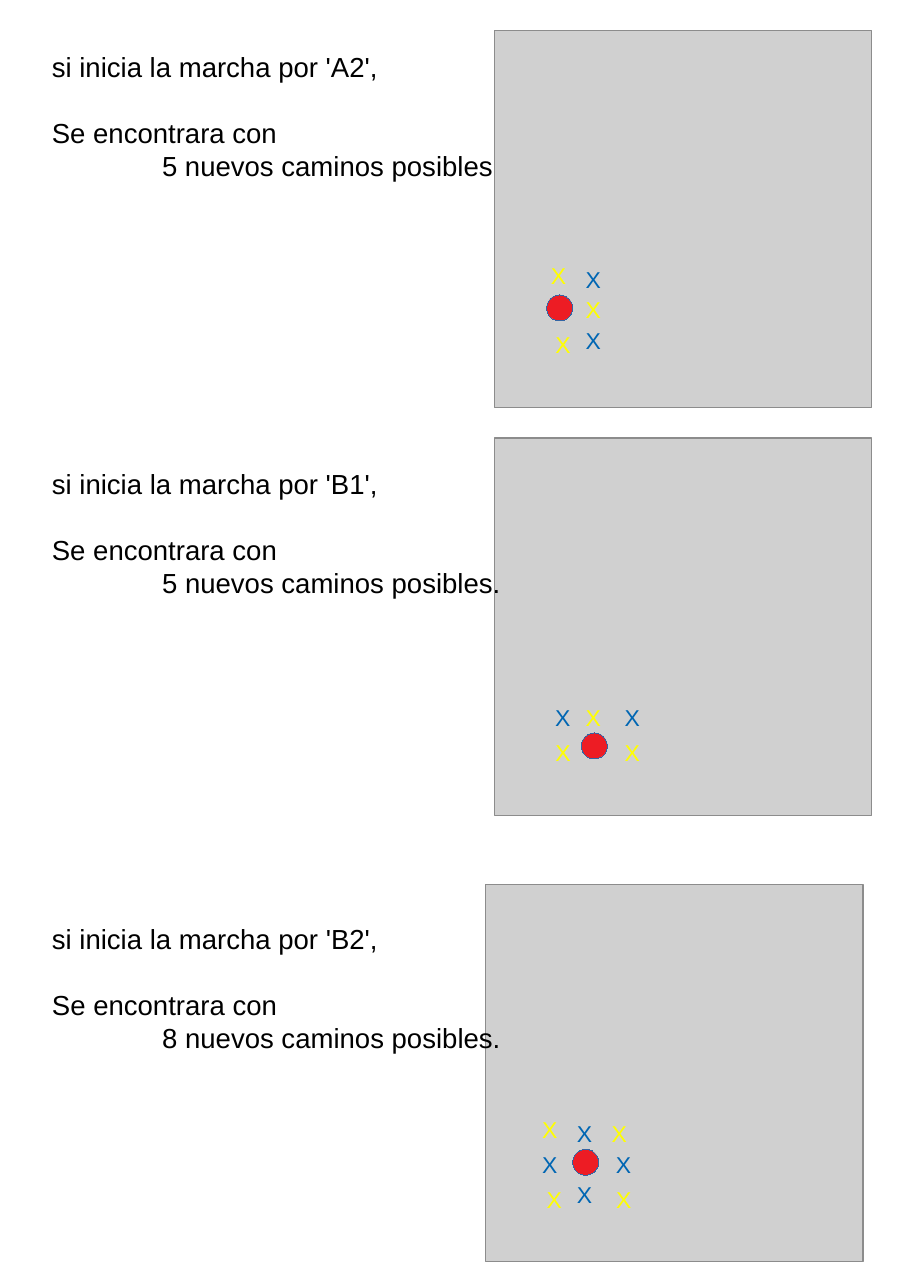
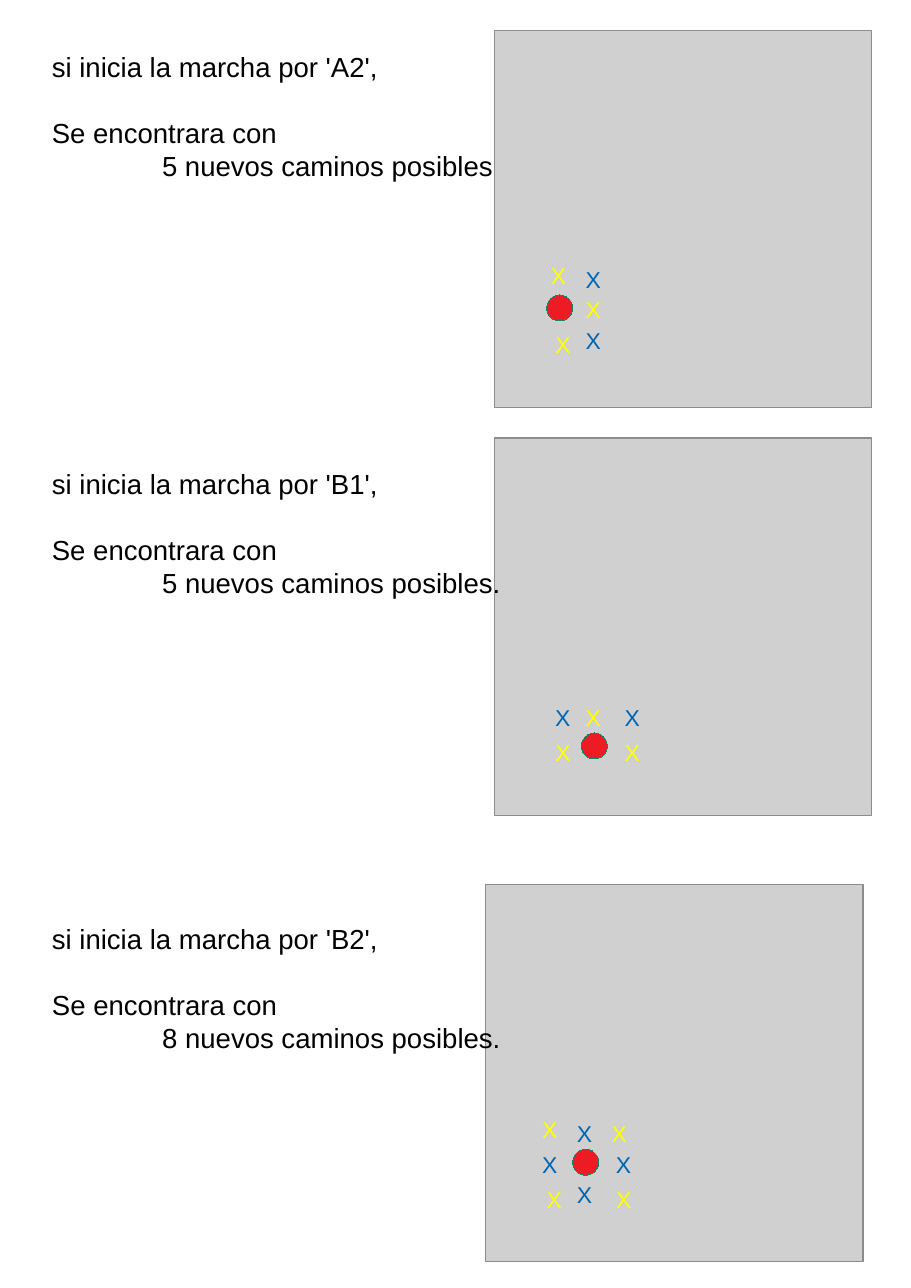
Before and after one commit to fabhrius/La-Cosa, a slide deck: slide 4 of capitulos/7 - Potencia del sistema/Potencia del sistema.odp. Drawn at 911x1288 pixels with LibreOffice and Linux fonts; fonts in the diff are those of the drawing; grey boxes stand for pictures. Boxes give left, top, right and bottom in pixels: in the first picture for what was removed or moved away, otherwise in the second. Text is boxed around its words. In the diff, an @@ line names an element or a change of style, - is before the commit and + after.

```diff
--- a/capitulos/7 - Potencia del sistema/Potencia del sistema.odp
+++ b/capitulos/7 - Potencia del sistema/Potencia del sistema.odp
@@ outline #3465A4 0 pt to #158466 0 pt in 3 elements at bbox=[546, 295, 573, 322], bbox=[573, 1149, 599, 1175], bbox=[582, 733, 608, 759] @@
```
Also in this commit, not shown: 1 other slide changed, 4 slides added, 1 other file.
